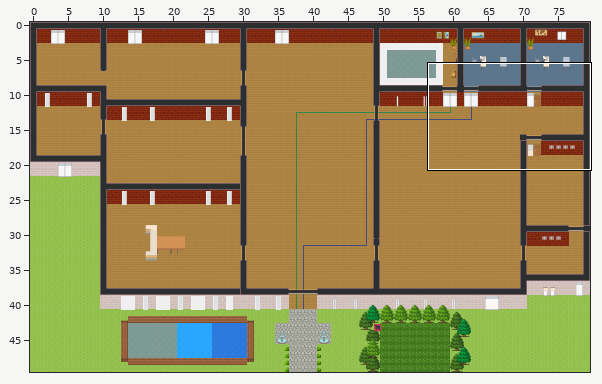
One commit to this Tiled map (JSON): map.tmj. Above: a wide view before the commit, with the close-up outlined.
Close-up. The starting point:
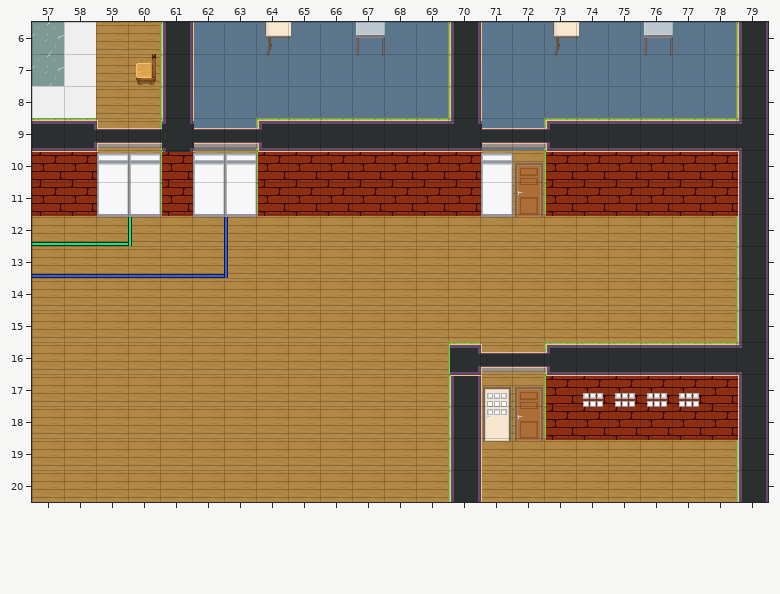
Cells are 32x32 px. Shown: x 57..79, y 6..20.
And afterwards:
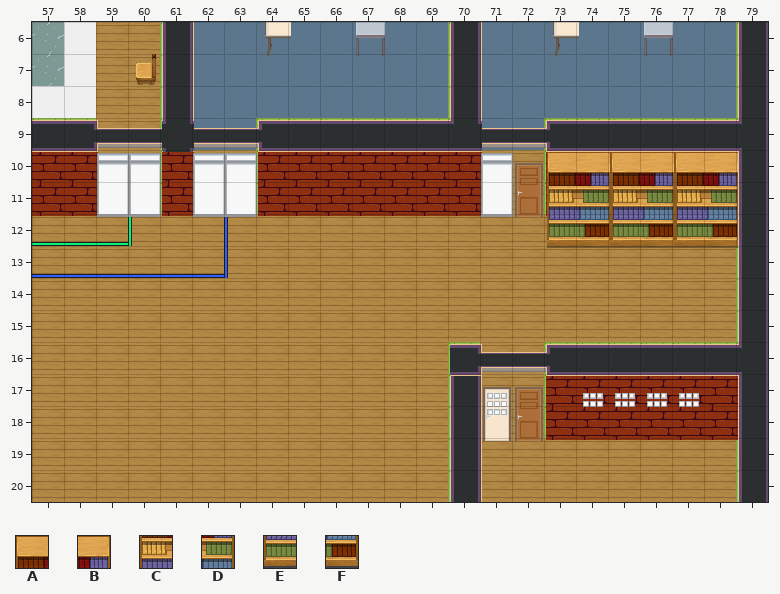
Key: from "WA_Other_Furniture": A 22, B 23, C 34, D 35, E 46, F 47.
_ is an empty cell.
Change:
Changed rows in their new state; . is an unchanged cell.
Layer "Mobilier vue Haut":
first column x 73:
10 ABABAB
11 CDCDCD
12 EFEFEF
Boxes around the changes in both close-ups, in picture pixels (x1, y1, x2, y2):
added: (547, 152, 738, 248)
